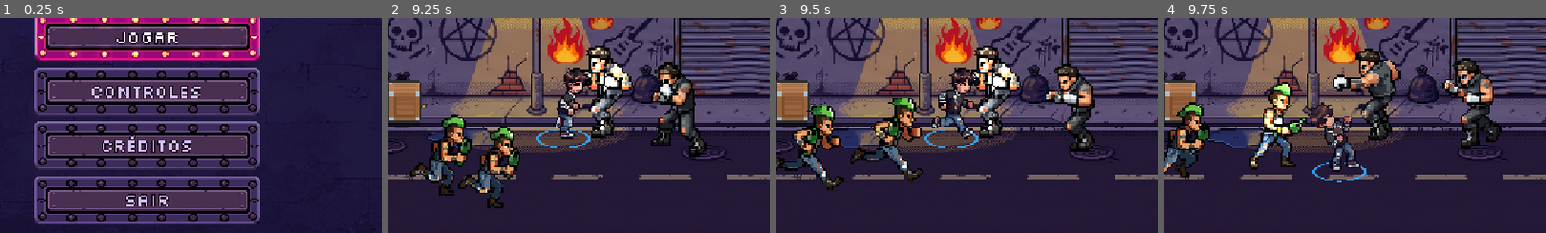
Above: before the commit, frames 1-4 (left to right).
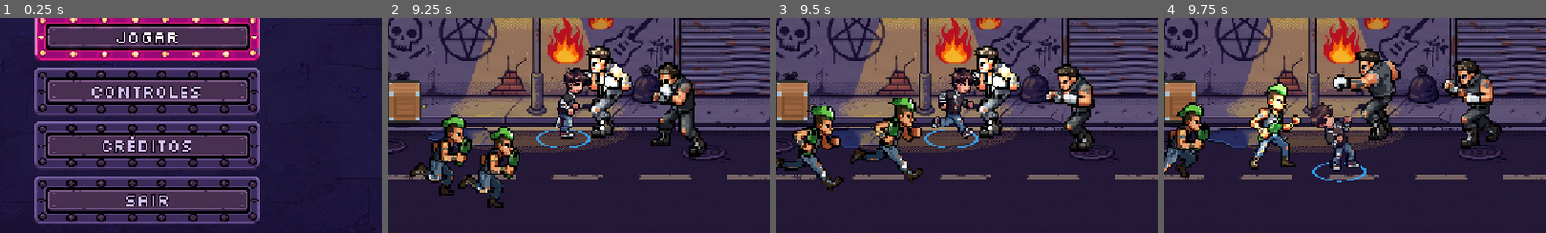
Above: after the commit, the same moments.

Repository: lucas-gif561/metalworld
Game: Godot game, scene res://ui/tela_inicial.tscn
The game is run twice, just before and just after one commit, with the same random seed, the same clock (stepped at 60 frames per second) and the same inputs. Sound files missing from this copy of the repository are replaced by a short silence.
Inputs (mouse positions are % of the whole screen's width and height, from its top left):
- Up to frame 1 (0.25 s): no input
- Up to frame 2 (9.25 s): click "Jogar" at 0.5 s; click "Solo" at 1.25 s; tap Enter (p1_entrar) at 2, 4.35 s; move the mouse to (45, 70) at 2.02 s; hold F (atacar) 2.03-2.78 s; hold W (mover_cima) 2.03-3.53 s; click (45, 70) at 2.17 s; move the mouse to (80, 65) at 2.77 s; tap G (dodge) at 2.85 s; move the mouse to (20, 35) at 3.52 s; hold A (mover_esquerda) 3.53-5.03 s; tap Y (interagir) at 3.6 s; move the mouse to (55, 50) at 4.27 s; click (55, 50) at 4.42 s; move the mouse to (35, 25) at 5.02 s; hold S (mover_baixo) 5.03-5.78 s; tap R (p1_reiniciar) at 5.1 s; move the mouse to (72, 45) at 5.77 s; hold D (mover_direita) 5.78-6.53 s; tap T (p1_riff_mode) at 5.85 s; move the mouse to (30, 55) at 6.52 s; hold W (mover_cima) 6.53-7.28 s; tap J (p2_atacar) at 6.6 s; click (30, 55) at 6.67 s; move the mouse to (60, 28) at 7.27 s; hold D (mover_direita) from 7.28 s (still down); tap Right (p2_mover_direita) at 7.35 s; move the mouse to (45, 70) at 8.02 s; tap Left (p2_mover_esquerda) at 8.1 s; move the mouse to (80, 65) at 8.77 s; tap I (p2_riff_mode) at 8.85 s; click (80, 65) at 8.92 s
- Up to frame 3 (9.5 s): keep holding D (mover_direita)
- Up to frame 4 (9.75 s): move the mouse to (20, 35) at 9.52 s; release D (mover_direita) at 9.53 s; hold S (mover_baixo) from 9.53 s (still down); tap K at 9.6 s
The pictures show only the part of the screen within x 31-81%, y 36-86%; the shares and areas given below are measured in that part.

Frames 1-3 are identical in both runs. In frame 4, 2.3% of the frame differs, in the area x 22-38%, y 29-71%.

Commit message:
Corredor: atualiza sprite de carrega ataque

Diff:
--- a/fases/rua_1/inimigos/corredor.tscn
+++ b/fases/rua_1/inimigos/corredor.tscn
@@ -1,13 +1,15 @@
-[gd_scene format=3]
+[gd_scene format=3 uid="uid://b7wdyj8ol3v0x"]
 
-[ext_resource type="PackedScene" path="res://inimigos/rapido/inimigo_rapido.tscn" id="1_base"]
+[ext_resource type="PackedScene" uid="uid://bns8j4jm6robf" path="res://inimigos/rapido/inimigo_rapido.tscn" id="1_base"]
 [ext_resource type="SpriteFrames" path="res://fases/rua_1/sprites/corredor/corredor.tres" id="2_frames"]
 
-[node name="Corredor" instance=ExtResource("1_base")]
-quadro_carga = 3
+[node name="Corredor" unique_id=1675329516 instance=ExtResource("1_base")]
 quadro_impacto = 4
 
-[node name="AnimatedSprite2D" parent="." index="0"]
+[node name="AnimatedSprite2D" parent="." index="0" unique_id=401039523]
 scale = Vector2(1.95, 1.95)
 sprite_frames = ExtResource("2_frames")
+animation = &"attack"
+frame = 4
+frame_progress = 1.0
 offset = Vector2(0, -32)
